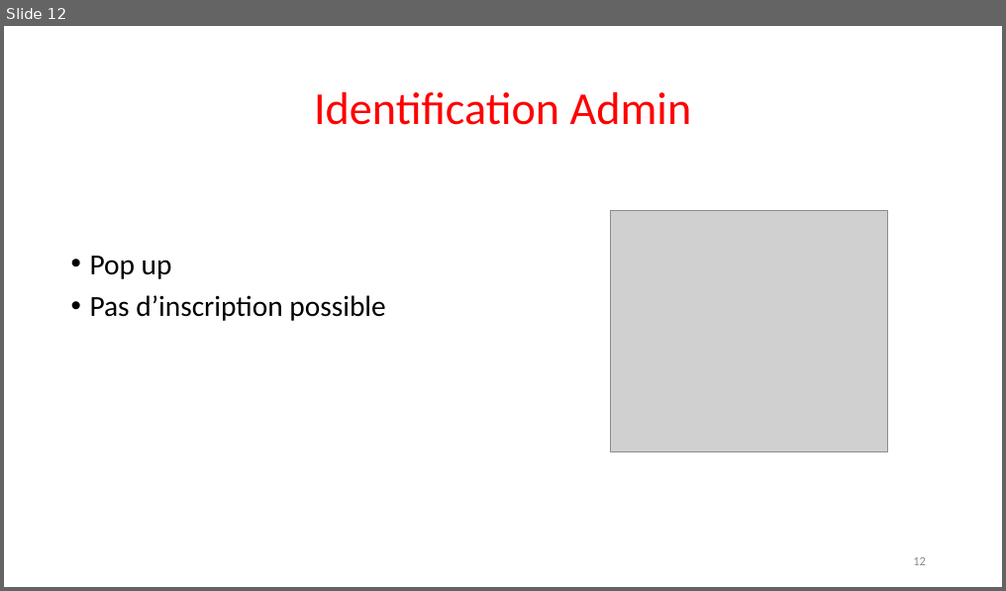
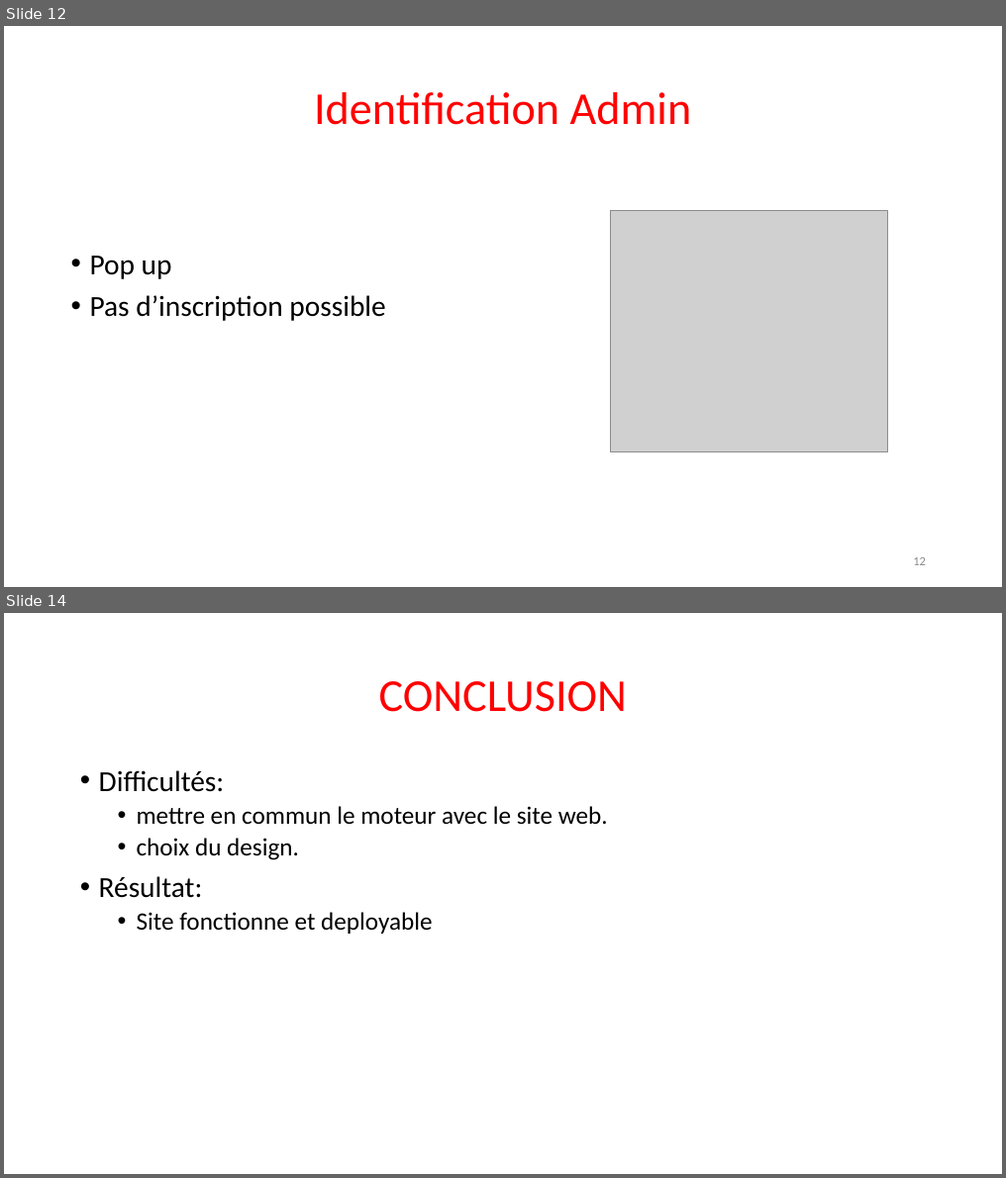
Before and after one commit to Sle3pingForest/StageL3, a slide deck: RapportNam/soutenance.pptx. Shown one above the other, each under a label of ours: slide 12 before the commit, slides 12 and 14 after it; the slides between them are not shown. The pictures are 1006x591 and 1006x1178 pixels, drawn with LibreOffice and Linux fonts; fonts in the diff are those of the drawing; grey boxes stand for pictures. Boxes give left, top, right and bottom in pixels: in the first picture for what was removed or moved away, otherwise in the second. Text is boxed around its words. In the diff, an @@ line names an element or a change of style, - is before the commit and + after.

```diff
--- a/RapportNam/soutenance.pptx
+++ b/RapportNam/soutenance.pptx
@@ slide 14 added at [4, 613, 1002, 1174], background #FFFFFF @@
@@ title added at [379, 681, 627, 712], 44 pt, text #FF0000 @@
+CONCLUSION
@@ text added at [99, 770, 608, 934], 24 pt, text #000000 @@
+• Difficultés:
+  • mettre en commun le moteur avec le site web.
+  • choix du design.
+• Résultat:
+  • Site fonctionne et deployable
```
Also in this commit, not shown: 1 slide changed.
